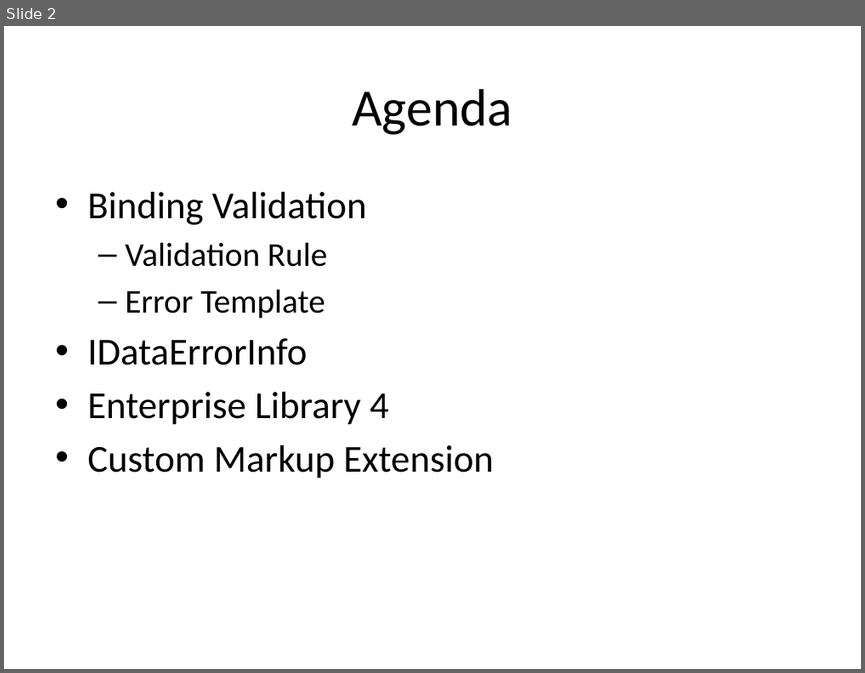
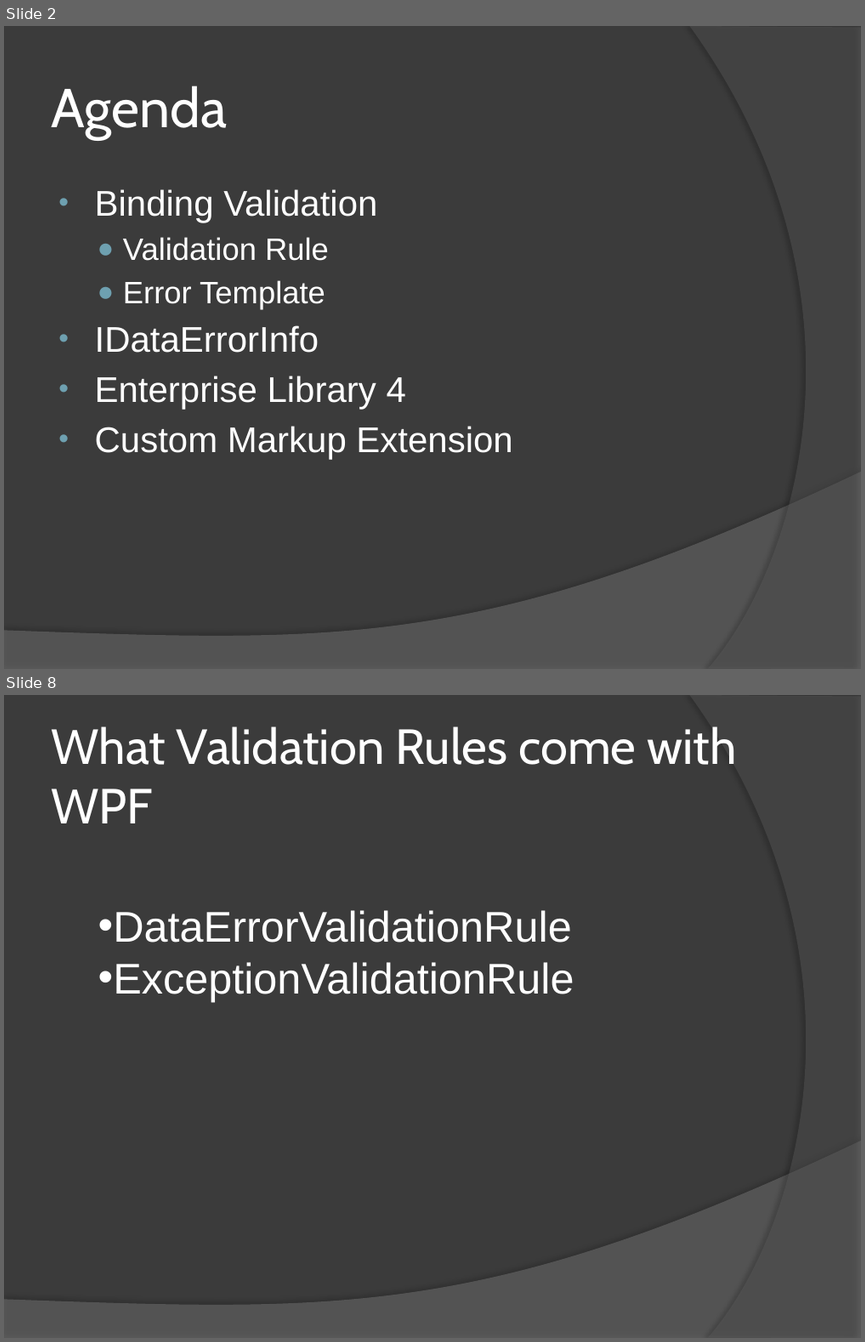
Before and after one commit to RookieOne/WPF-Input-Validation, a slide deck: WPF Validation.pptx. Shown one above the other, each under a label of ours: slide 2 before the commit, slides 2 and 8 after it; the slides between them are not shown. The pictures are 865x673 and 865x1342 pixels, drawn with LibreOffice and Linux fonts; fonts in the diff are those of the drawing. Boxes give left, top, right and bottom in pixels: in the first picture for what was removed or moved away, otherwise in the second. Text is boxed around its words. In the diff, an @@ line names an element or a change of style, - is before the commit and + after.

```diff
--- a/WPF Validation.pptx
+++ b/WPF Validation.pptx
@@ slide 8 added at [4, 695, 861, 1338], background #3B3B3B; not listed: 2 template elements that a slide beside it also shows @@
@@ title added at [51, 726, 737, 823], 41.4 pt, text #FFFFFF @@
+What Validation Rules come with WPF
@@ text added at [98, 910, 574, 1002], 36 pt, text #FFFFFF @@
+• DataErrorValidationRule
+• ExceptionValidationRule
@@ slide 2 changed as well @@
@@ background #FFFFFF to #3B3B3B @@
@@ freeform shape added at [689, 26, 861, 669], fill #5E5E5E at 40% opacity @@
@@ title "Agenda" at [51, 86, 227, 139]: size 44 to 46 pt, font Calibri to Cabin, text colour #000000 to #FFFFFF; alignment centre to left @@
@@ text "Binding Validation" at [95, 189, 512, 460]: size 32 to 30 pt in "Binding Validation", "IDataErrorInfo", "Enterprise Library 4", "Custom Markup Extension"; font Calibri to Arial, text colour #000000 to #FFFFFF; size 28 to 26 pt in "Validation Rule", "Error Template"; indent changed; bullet – to ● @@
@@ freeform shape added at [4, 471, 861, 669], fill #7F7F7F at 45% opacity @@
```
Also in this commit, not shown: 1 other slide changed, 21 other slides added.
